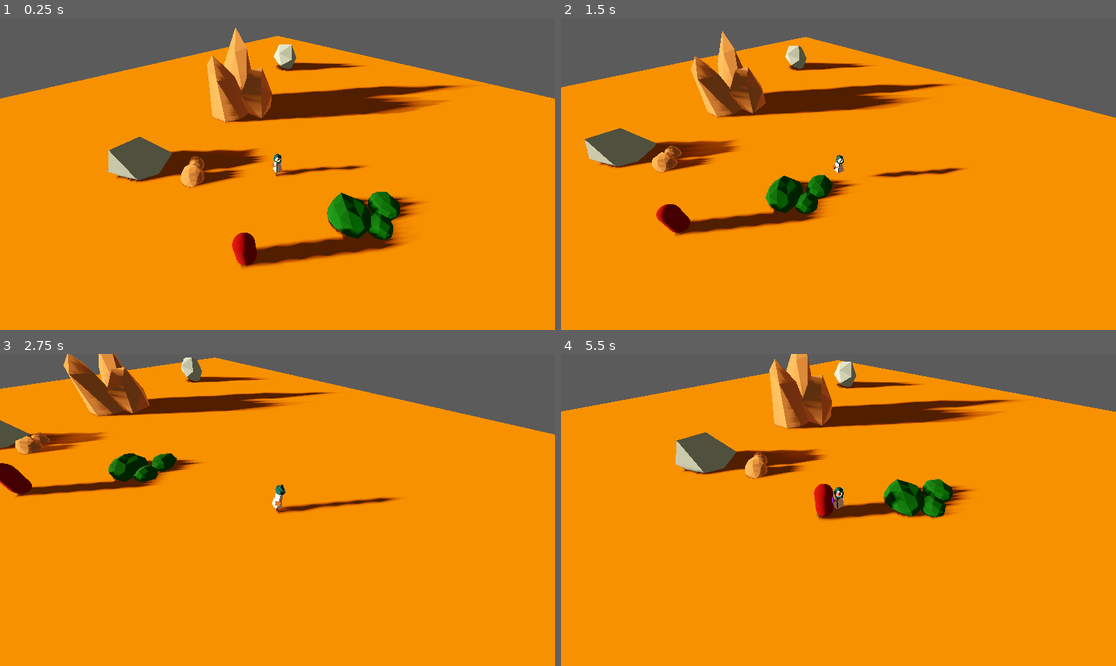
Above: before the commit, frames 1-4 (two rows, left to right).
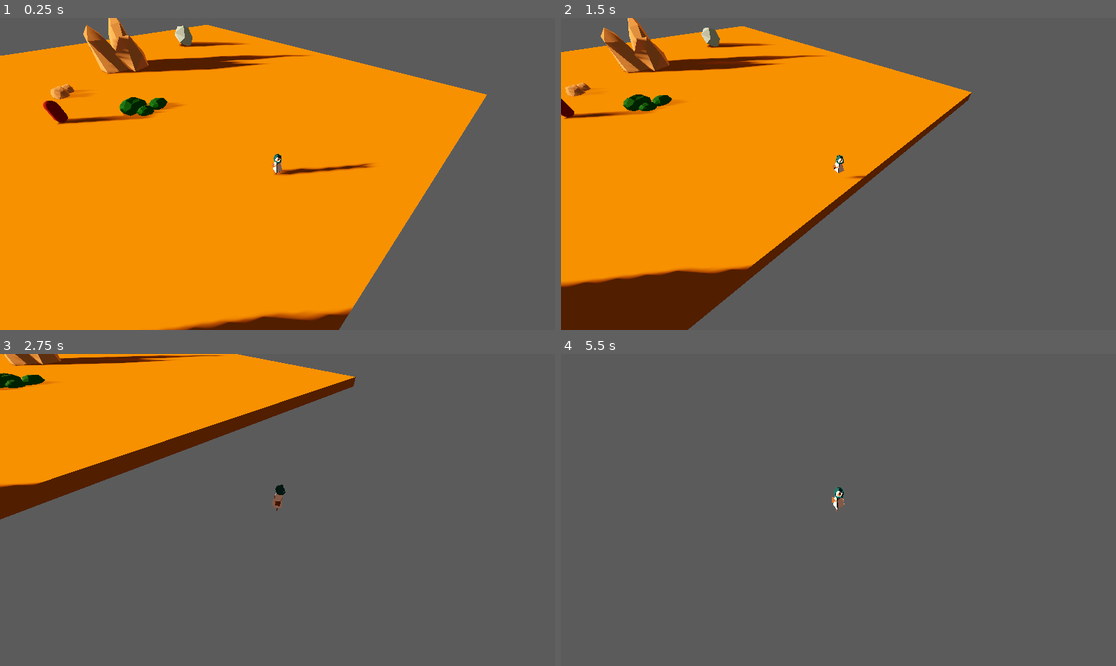
Above: after the commit, the same moments.

Repository: DeepRestGames/EcoDungeon
Game: Godot game, scene res://scenes/PrototypeScene_Weapons_01.tscn
The game is run twice, just before and just after one commit, with the same random seed, the same clock (stepped at 60 frames per second) and the same inputs. This scene is started directly instead of the project's main scene. A sky picture missing from this copy of the repository is replaced by a grey-blue gradient.
Inputs (mouse positions are in pixels of both pictures, inside the frame that each line leads up to):
- Up to frame 1 (0.25 s): no input
- Up to frame 2 (1.5 s): tap Enter at 0.5 s; move the mouse to (960, 158) at 0.52 s; hold D (move_right) 0.53-1.28 s; click (960, 158) at 0.6 s; move the mouse to (727, 189) at 1.27 s; hold S (move_down) from 1.28 s (still down); tap Space (spacebar) at 1.35 s
- Up to frame 3 (2.75 s): move the mouse to (333, 441) at 2.02 s; release S (move_down) at 2.03 s; hold D (move_right) from 2.03 s (still down); hold Mouse wheel up (zoom_in) from 2.03 s (still down)
- Up to frame 4 (5.5 s): move the mouse to (810, 572) at 2.77 s; release D (move_right) at 2.78 s; release Mouse wheel up (zoom_in) at 2.78 s; hold W (move_up) 2.78-3.53 s; tap Mouse wheel down (zoom_out) at 2.85 s; move the mouse to (1005, 556) at 3.52 s; hold A (move_left) 3.53-5.03 s; click (1005, 556) at 3.6 s; move the mouse to (672, 463) at 4.27 s; tap Space (spacebar) at 4.35 s; move the mouse to (866, 510) at 5.02 s; hold S (move_down) from 5.03 s (still down); hold Mouse wheel up (zoom_in) from 5.03 s (still down)

The runs differ from the first frame. In frame 1, 40% of the frame differs, in the area x 0-100%, y 0-100%; in frame 2, 60%; in frame 3, 84%; in frame 4, 90%.

Commit message:
Fancy weapon ideas

Diff:
--- a/scenes/Player.tscn
+++ b/scenes/Player.tscn
@@ -359,7 +359,7 @@
 
 [node name="Player" type="CharacterBody3D"]
 collision_layer = 2
-collision_mask = 5
+collision_mask = 13
 script = ExtResource("1_pk6wu")
 
 [node name="PlayerModel" type="Node3D" parent="."]
@@ -395,7 +395,7 @@
 bones/3/rest = Transform3D(1, 0, 0, 0, 1, 0, 0, 0, 1, 0, 1.78706, 0)
 bones/3/enabled = true
 bones/3/position = Vector3(0, 1.78706, 0)
-bones/3/rotation = Quaternion(-0.0403146, 0.00828484, 0.0125292, 0.999074)
+bones/3/rotation = Quaternion(0.0191382, 0.000941201, 0.00142339, 0.999815)
 bones/3/scale = Vector3(1, 1, 1)
 bones/4/name = "upperleg.L"
 bones/4/parent = 0
--- a/scenes/PrototypeScene_Weapons_01.tscn
+++ b/scenes/PrototypeScene_Weapons_01.tscn
@@ -65,6 +65,7 @@
 sky_mode = 1
 
 [node name="NavigationRegion3D" type="NavigationRegion3D" parent="."]
+transform = Transform3D(1, 0, 0, 0, 1, 0, 0, 0, 1, 0.0279121, -9.53674e-07, 0.0047226)
 navigation_mesh = SubResource("NavigationMesh_yu4ur")
 
 [node name="Environment" type="Node3D" parent="NavigationRegion3D"]
@@ -80,22 +81,37 @@
 
 [node name="StaticBody3D" type="StaticBody3D" parent="NavigationRegion3D/Environment/BubblyRock"]
 transform = Transform3D(1, 0, 0, 0, 1, 0, 0, 0, 1, -0.139098, -0.5, 0.0519748)
+collision_layer = 8
+collision_mask = 7
 
 [node name="CollisionShape3D" type="CollisionShape3D" parent="NavigationRegion3D/Environment/BubblyRock/StaticBody3D"]
 transform = Transform3D(1, 0, 0, 0, 1, 0, 0, 0, 1, 0.103124, 0.752829, -0.0675192)
+shape = SubResource("BoxShape3D_2gisn")
+
+[node name="BigRock2" parent="NavigationRegion3D/Environment" instance=ExtResource("2_tiv88")]
+transform = Transform3D(-0.910684, 0, 0.413104, 0, 1, 0, -0.413104, 0, -0.910684, 5.59245, 1, 24.8943)
+
+[node name="StaticBody3D" type="StaticBody3D" parent="NavigationRegion3D/Environment/BigRock2"]
+collision_layer = 8
+collision_mask = 23
+
+[node name="CollisionShape3D" type="CollisionShape3D" parent="NavigationRegion3D/Environment/BigRock2/StaticBody3D"]
+transform = Transform3D(-1.30645, 0, 2.70059, 0, 3, 0, -2.70059, 0, -1.30645, -0.412488, 1.5, -0.218316)
 shape = SubResource("BoxShape3D_2gisn")
 
 [node name="BigRock" parent="NavigationRegion3D/Environment" instance=ExtResource("2_tiv88")]
 transform = Transform3D(1, 0, 0, 0, 1, 0, 0, 0, 1, -3.42114, 0.500001, -9.41671)
 
 [node name="StaticBody3D" type="StaticBody3D" parent="NavigationRegion3D/Environment/BigRock"]
+collision_layer = 8
+collision_mask = 23
 
 [node name="CollisionShape3D" type="CollisionShape3D" parent="NavigationRegion3D/Environment/BigRock/StaticBody3D"]
 transform = Transform3D(-1.30645, 0, 2.70059, 0, 3, 0, -2.70059, 0, -1.30645, -0.412488, 1.5, -0.218316)
 shape = SubResource("BoxShape3D_2gisn")
 
 [node name="MediumRock" parent="NavigationRegion3D/Environment" instance=ExtResource("3_sy52c")]
-transform = Transform3D(1, 0, 0, 0, 1, 0, 0, 0, 1, -9.48795, 0.864551, -0.746867)
+transform = Transform3D(1, 0, 0, 0, 1, 0, 0, 0, 1, -24.095, -8.43974, 4.90662)
 
 [node name="MediumRock2" parent="NavigationRegion3D/Environment" instance=ExtResource("3_sy52c")]
 transform = Transform3D(0.241922, 0, 0.970296, 0, 1, 0, -0.970296, 0, 0.241922, 1.16929, 1.7291, -22.1878)
@@ -104,14 +120,16 @@
 transform = Transform3D(1.80408, 0, 0, 0, 1, 0, 0, 0, 2.0683, 5.511, 0.499999, 3.48791)
 
 [node name="StaticBody3D" type="StaticBody3D" parent="NavigationRegion3D/Environment/BubblyBush"]
+collision_layer = 8
+collision_mask = 23
 
 [node name="CollisionShape3D" type="CollisionShape3D" parent="NavigationRegion3D/Environment/BubblyBush/StaticBody3D"]
 transform = Transform3D(1, 0, 0, 0, 1, 0, 0, 0, 0.999999, -0.308405, 0.5, -0.0109284)
 shape = SubResource("BoxShape3D_vmm3v")
 
 [node name="Player" parent="." instance=ExtResource("5_t36ov")]
-transform = Transform3D(1, 0, 0, 0, 1, 0, 0, 0, 1, 0, 0.497866, 0)
+transform = Transform3D(1, 0, 0, 0, 1, 0, 0, 0, 1, 18.5378, 0.497866, 12.8248)
 
 [node name="EnemyFollow" parent="." node_paths=PackedStringArray("player") instance=ExtResource("6_8uu5k")]
-transform = Transform3D(1, 0, 0, 0, 1, 0, 0, 0, 1, -1.48209, 1.5, 5.86624)
+transform = Transform3D(1, 0, 0, 0, 1, 0, 0, 0, 1, -1.46033, 1.5, 5.87442)
 player = NodePath("../Player")
--- /dev/null
+++ b/scenes/Weapon.tscn
@@ -0,0 +1,21 @@
+[gd_scene load_steps=3 format=3 uid="uid://d155o3ijxjfb1"]
+
+[ext_resource type="Script" path="res://scripts/weapons/InitWeapon.gd" id="1_uiqgf"]
+
+[sub_resource type="BoxShape3D" id="BoxShape3D_v01s5"]
+
+[node name="Weapon" type="Node3D"]
+script = ExtResource("1_uiqgf")
+
+[node name="WeaponBody" type="AnimatableBody3D" parent="."]
+unique_name_in_owner = true
+collision_layer = 16
+collision_mask = 13
+
+[node name="WeaponCollision" type="CollisionShape3D" parent="WeaponBody"]
+unique_name_in_owner = true
+transform = Transform3D(1, 0, 0, 0, 1, 0, 0, 0, 1, 0.000303984, -0.00523782, 0.00395632)
+shape = SubResource("BoxShape3D_v01s5")
+
+[node name="WeaponMesh" type="MeshInstance3D" parent="."]
+unique_name_in_owner = true
--- /dev/null
+++ b/scripts/weapons/InitWeapon.gd
@@ -0,0 +1,21 @@
+@tool
+
+extends Node3D
+
+@export var WEAPON_TYPE: WeaponTemplate:
+	set(value):
+		WEAPON_TYPE = value
+		if Engine.is_editor_hint():
+			load_weapon()
+
+@onready var weapon_mesh: MeshInstance3D = %WeaponMesh
+
+# Called when the node enters the scene tree for the first time.
+func _ready() -> void:
+	load_weapon()
+
+
+func load_weapon():
+	weapon_mesh.mesh = WEAPON_TYPE.mesh
+	position = WEAPON_TYPE.position
+	rotation_degrees = WEAPON_TYPE.rotation
--- /dev/null
+++ b/scripts/weapons/WeaponTemplate.gd
@@ -0,0 +1,12 @@
+class_name WeaponTemplate extends Resource
+
+@export var name: StringName
+@export_category("Weapon Orientation")
+@export var position: Vector3
+@export var rotation: Vector3
+@export var directions: PackedVector3Array
+@export_category("Visual Settings")
+@export var mesh: Mesh
+@export_category("Weapon Statistics")
+@export var num_projectiles: int # TODO: useless
+@export_range (1,6) var current_level: int
